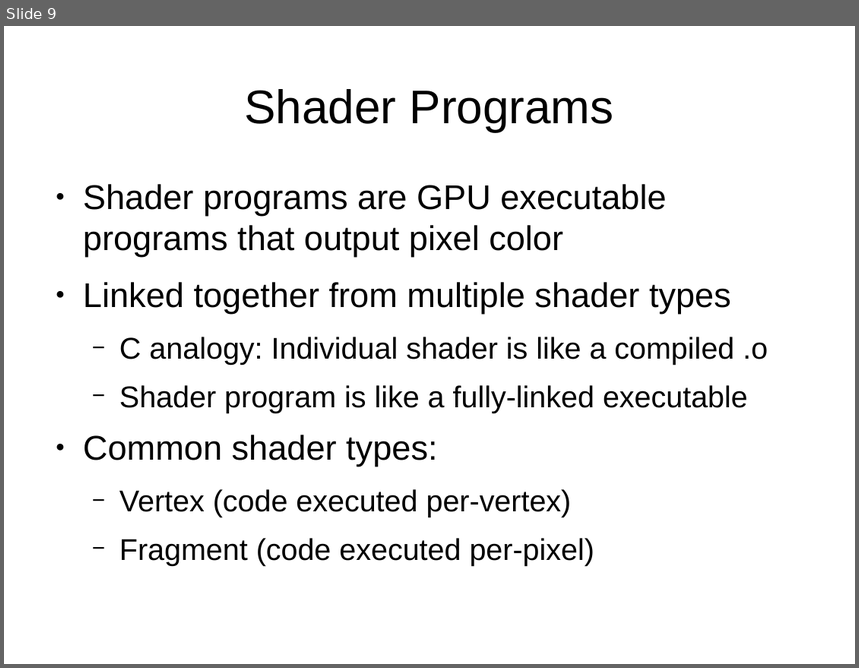
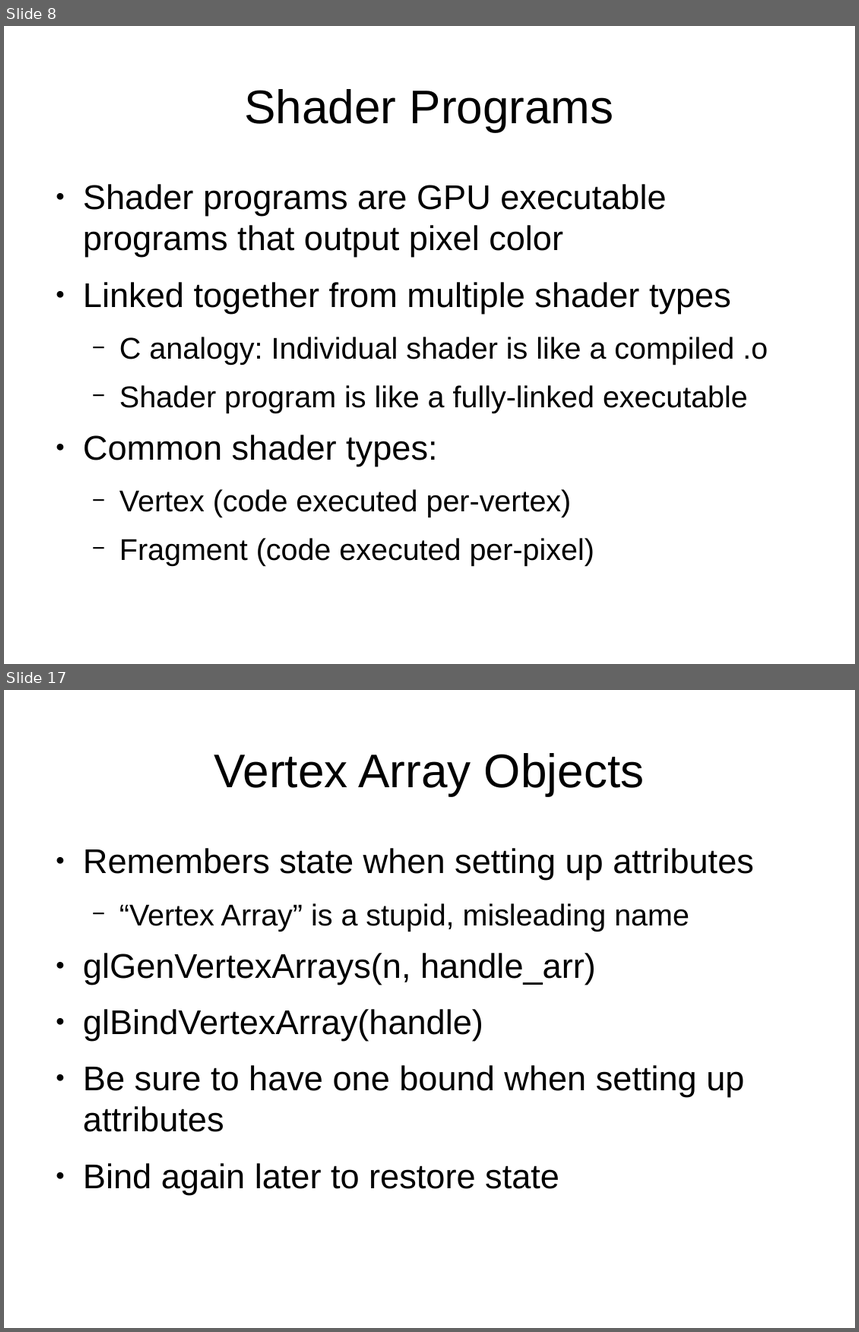
Before and after one commit to jayschwa/3d-opengl-presentation, a slide deck: Slides.odp. Shown one above the other, each under a label of ours: slide 9 before the commit, slides 8 and 17 after it; the slides between them are not shown. The pictures are 859x668 and 859x1332 pixels, drawn with LibreOffice and Linux fonts; fonts in the diff are those of the drawing. Boxes give left, top, right and bottom in pixels: in the first picture for what was removed or moved away, otherwise in the second. Text is boxed around its words. In the diff, an @@ line names an element or a change of style, - is before the commit and + after.

```diff
--- a/Slides.odp
+++ b/Slides.odp
@@ slide 17 added at <box>4,690,855,1328</box>, background #FFFFFF @@
@@ title added at <box>215,753,644,796</box>, 44 pt, text #000000 @@
+Vertex Array Objects
@@ text added at <box>83,848,754,1195</box>, 32 pt, text #000000 @@
+● Remembers state when setting up attributes
+  − “Vertex Array” is a stupid, misleading name
+● glGenVertexArrays(n, handle_arr)
+● glBindVertexArray(handle)
+● Be sure to have one bound when setting up attributes
+● Bind again later to restore state
@@ what was slide 9 is now slide 8 @@
```
Also in this commit, not shown: 4 slides changed, 8 other slides added.
